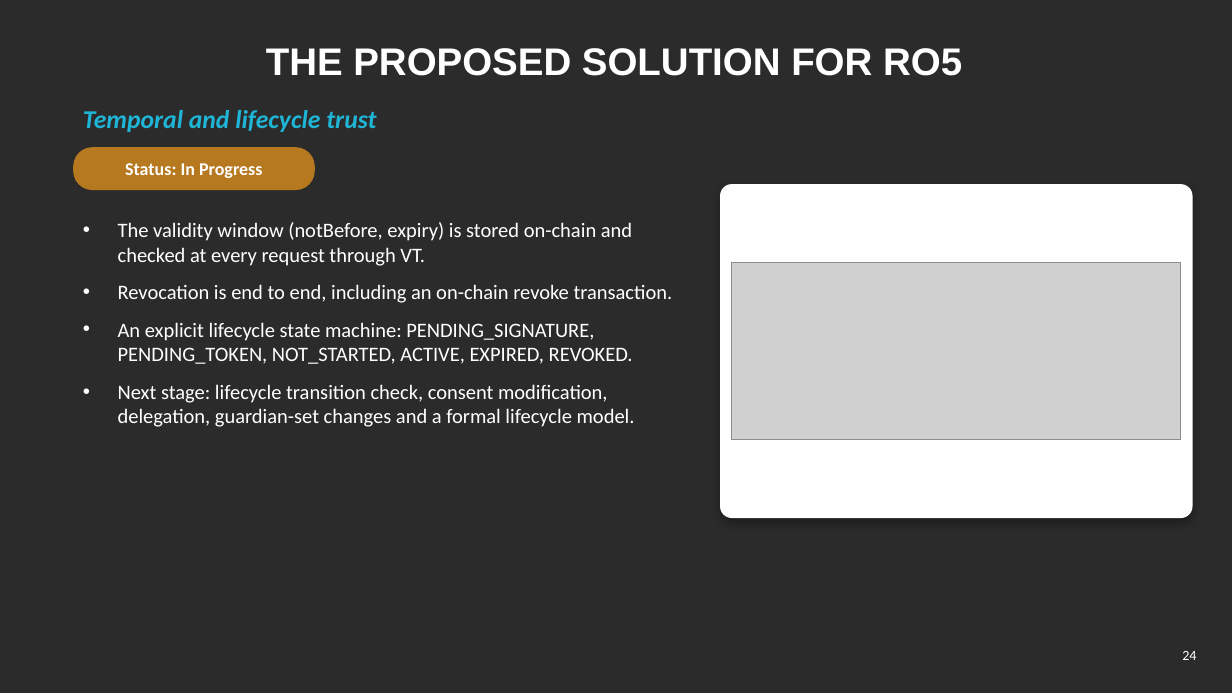
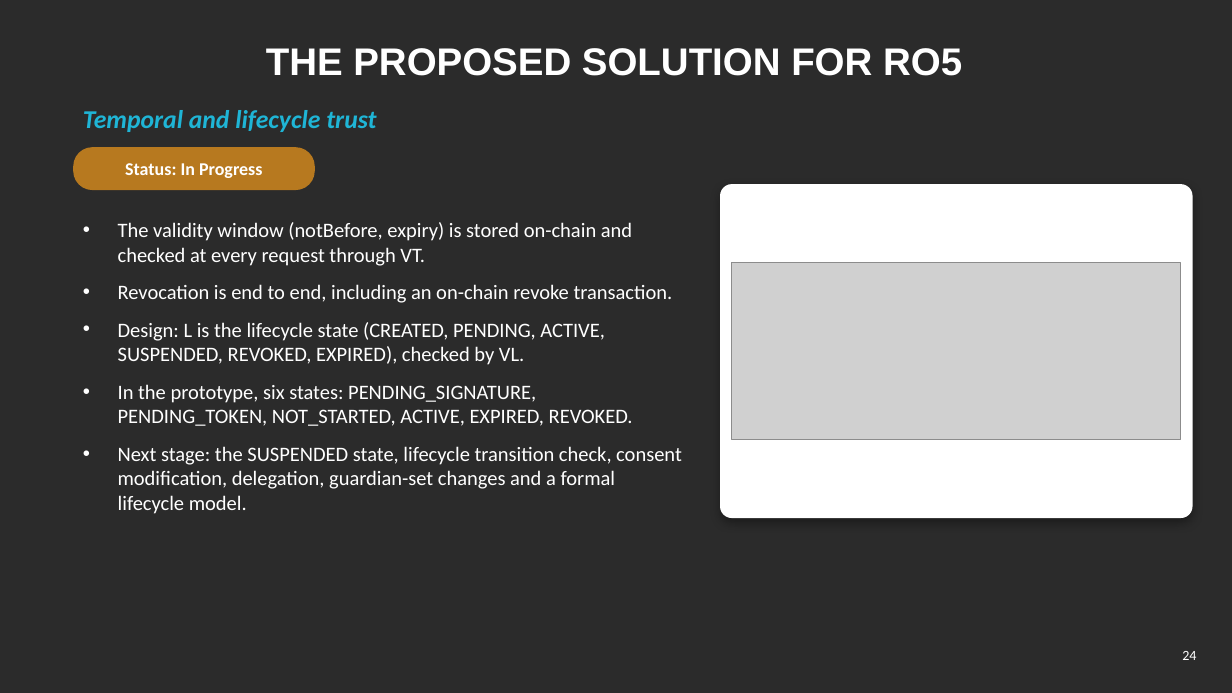
Before and after one commit to yasir12345678900/HealthRWA-Sepolia-Personal-try, a slide deck: slide 24 of docs/Yasir_CA2_Reassessment_Slides.pptx. Drawn at 1232x693 pixels with LibreOffice and Linux fonts; fonts in the diff are those of the drawing; grey boxes stand for pictures; background and template pictures are left out; a plain dark background stands for a picture behind light text. Boxes give left, top, right and bottom in pixels: in the first picture for what was removed or moved away, otherwise in the second. Text is boxed around its words. In the diff, an @@ line names an element or a change of style, - is before the commit and + after.

```diff
--- a/docs/Yasir_CA2_Reassessment_Slides.pptx
+++ b/docs/Yasir_CA2_Reassessment_Slides.pptx
@@ text at (118,322,682,514): text changed @@
-• An explicit lifecycle state machine: PENDING_SIGNATURE, PENDING_TOKEN, NOT_STARTED, ACTIVE, EXPIRED, REVOKED.
-• Next stage: lifecycle transition check, consent modification, delegation, guardian-set changes and a formal lifecycle model.
+• Design: L is the lifecycle state (CREATED, PENDING, ACTIVE, SUSPENDED, REVOKED, EXPIRED), checked by VL.
+• In the prototype, six states: PENDING_SIGNATURE, PENDING_TOKEN, NOT_STARTED, ACTIVE, EXPIRED, REVOKED.
+• Next stage: the SUSPENDED state, lifecycle transition check, consent modification, delegation, guardian-set changes and a formal lifecycle model.
```
Also in this commit, not shown: 12 other slides changed, 16 other files.
